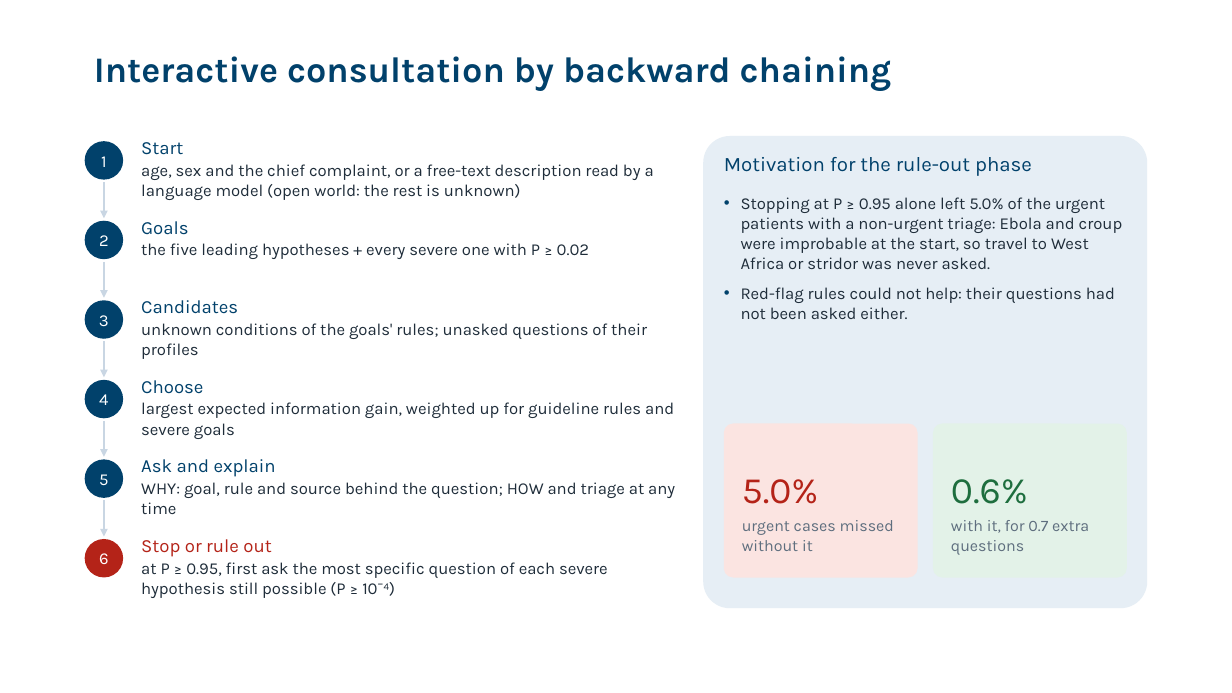
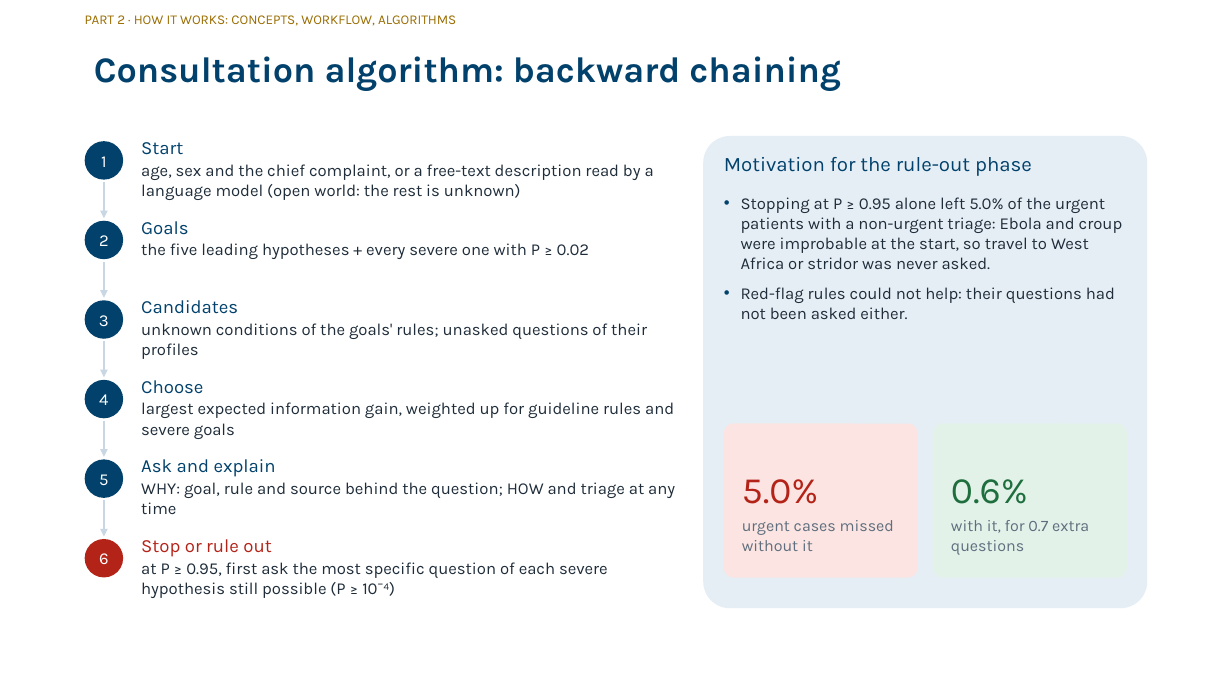
Before and after one commit to zidanarsyad/ddx-expert-system, a slide deck: slide 12 of docs/slides.pptx. Drawn at 1232x693 pixels with LibreOffice and Linux fonts; fonts in the diff are those of the drawing; background and template pictures are left out. Boxes give left, top, right and bottom in pixels: in the first picture for what was removed or moved away, otherwise in the second. Text is boxed around its words. In the diff, an @@ line names an element or a change of style, - is before the commit and + after.

```diff
--- a/docs/slides.pptx
+++ b/docs/slides.pptx
@@ text added at [85,15,456,26], 10.5 pt, text #9A6D00 @@
+PART 2 · HOW IT WORKS: CONCEPTS, WORKFLOW, ALGORITHMS
@@ title at [94,56,841,91]: text changed @@
-Interactive consultation by backward chaining
+Consultation algorithm: backward chaining
```
Also in this commit, not shown: 22 other slides changed, 2 other files.
